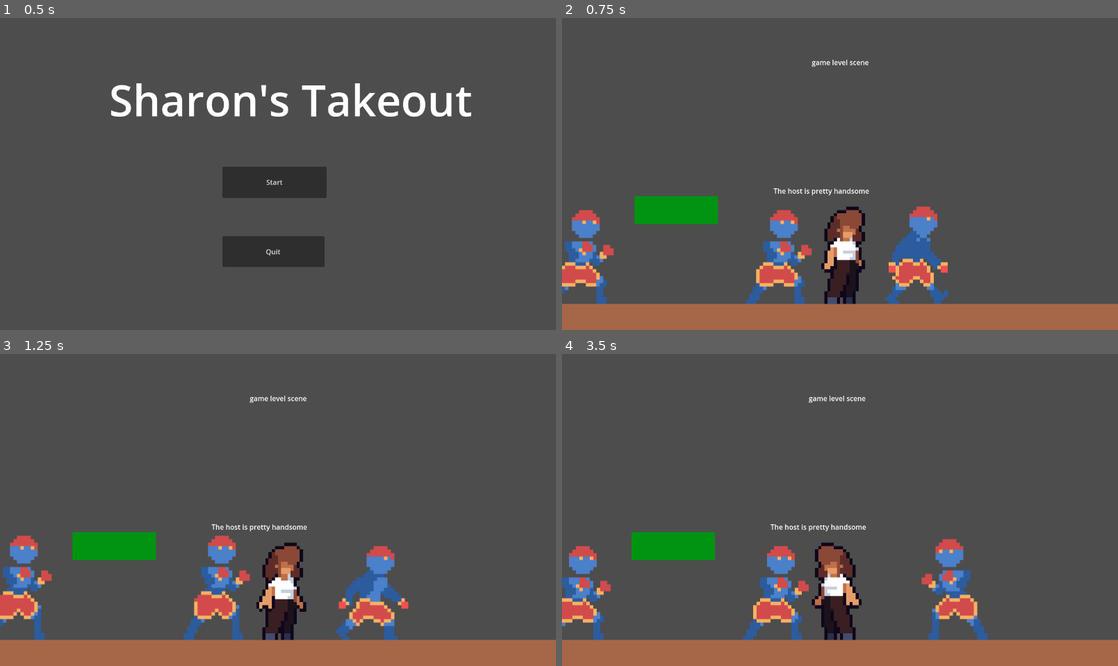
Above: before the commit, frames 1-4 (two rows, left to right).
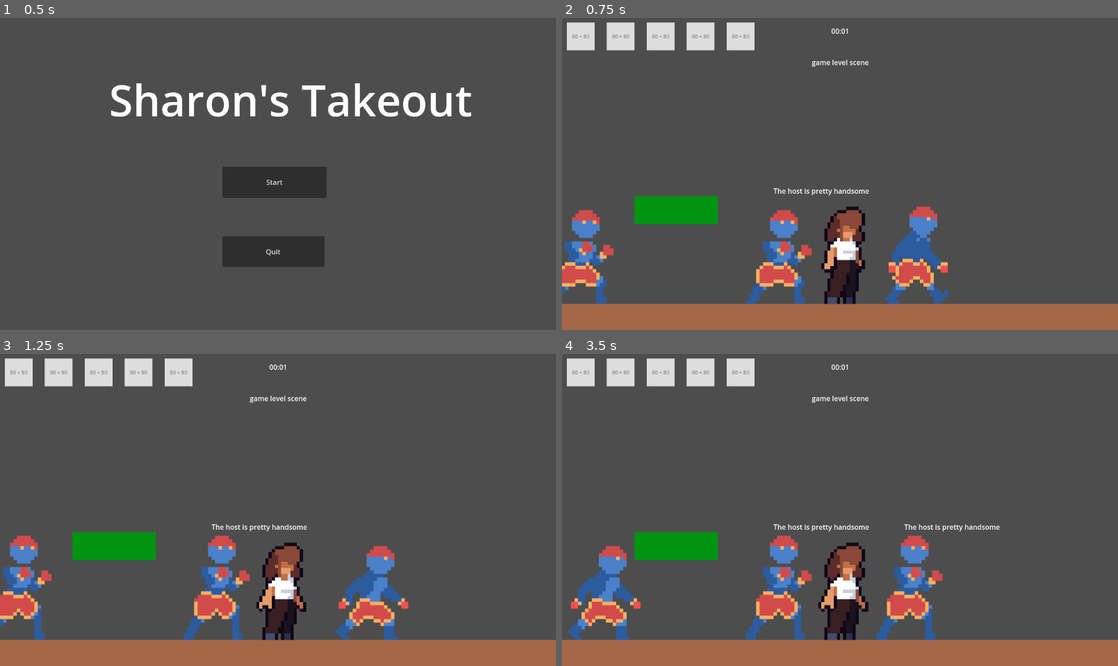
Above: after the commit, the same moments.

Repository: alexgaaranes/coss-gj-2025
Game: Godot game, scene res://levels/menu.tscn
Same seed, same stepped clock (60 frames per second), same inputs: the game is played once before the commit and once after it.
Inputs (mouse positions are in pixels of both pictures, inside the frame that each line leads up to):
- Up to frame 1 (0.5 s): no input
- Up to frame 2 (0.75 s): click "Start" at 0.5 s
- Up to frame 3 (1.25 s): no input
- Up to frame 4 (3.5 s): tap Enter (ui_accept) at 1.25, 1.52, 2.27 s; hold D (move_right) 1.28-2.03 s; tap Space (interact_food) at 1.35, 2.1 s; hold A (move_left) 2.03-2.75 s; click (840, 528) at 2.77 s

Frame 1 is identical in both runs. In frame 2, 2.3% of the frame differs, in the area x 0-52%, y 1-11%; in frame 3, 2.3%; in frame 4, 13%, in the area x 0-79%, y 1-92%.

Commit message:
fix: added logic to level

Diff:
--- a/levels/game_level.tscn
+++ b/levels/game_level.tscn
@@ -1,9 +1,10 @@
-[gd_scene load_steps=7 format=3 uid="uid://41dwkup4ipxm"]
+[gd_scene load_steps=8 format=3 uid="uid://41dwkup4ipxm"]
 
 [ext_resource type="PackedScene" uid="uid://cha2wnaqrkf7s" path="res://scenes/food/food.tscn" id="1_d65c1"]
 [ext_resource type="PackedScene" uid="uid://bhjygflt3q81y" path="res://scenes/maps/fiesta.tscn" id="1_sklrn"]
 [ext_resource type="PackedScene" uid="uid://6er8nk8tyg17" path="res://scenes/player/player.tscn" id="2_d65c1"]
 [ext_resource type="PackedScene" uid="uid://djbg3adro7lij" path="res://scenes/npc/npc_followpath2d.tscn" id="4_n0b0m"]
+[ext_resource type="PackedScene" uid="uid://bxoh4feehd3jv" path="res://scenes/game/game_logic.tscn" id="5_2i5ty"]
 
 [sub_resource type="RectangleShape2D" id="RectangleShape2D_2i5ty"]
 size = Vector2(15.5556, 20)
@@ -56,3 +57,5 @@
 
 [node name="npc_followpath2d3" parent="." instance=ExtResource("4_n0b0m")]
 position = Vector2(48, 416)
+
+[node name="GameLogic" parent="." instance=ExtResource("5_2i5ty")]
Not shown: 1 places in scenes/game/game_logic.tscn that only renumber resources
